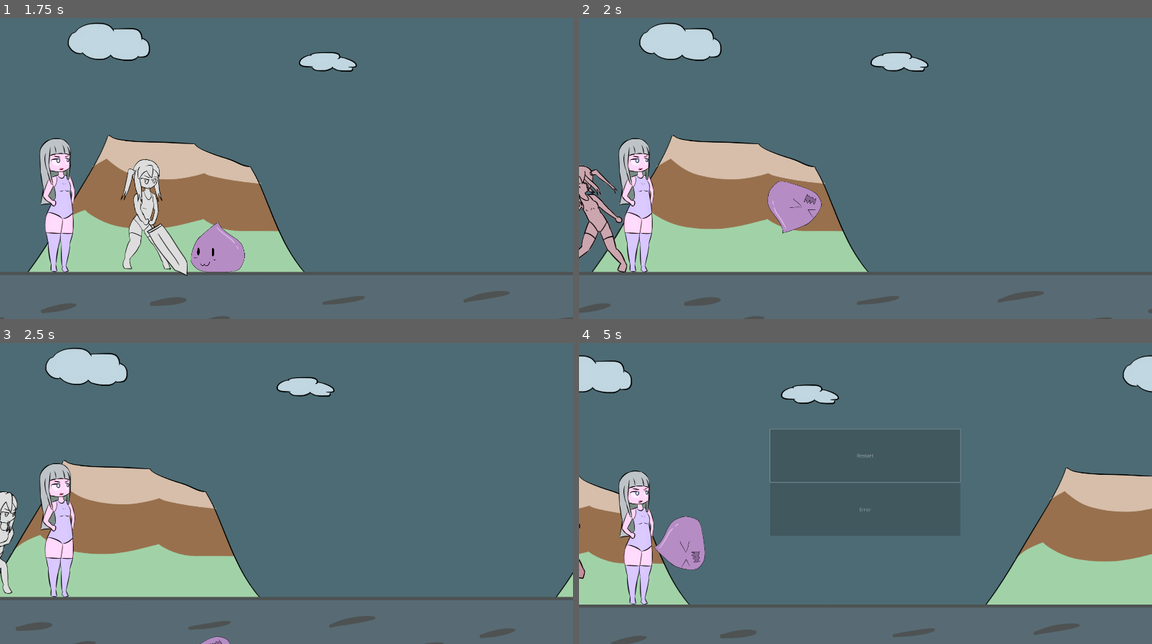
Above: before the commit, frames 1-4 (two rows, left to right).
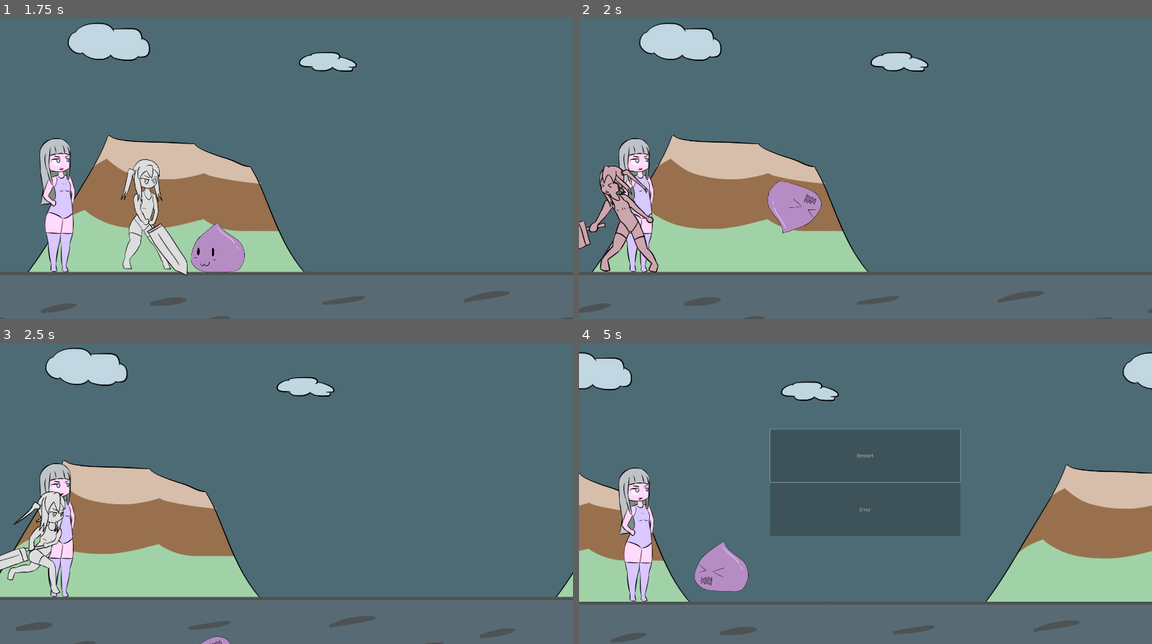
Above: after the commit, the same moments.

Repository: BeatMil/Animurun
Game: Godot game, scene res://Scenes/Forest.tscn
Same seed, same stepped clock (60 frames per second), same inputs: the game is played once before the commit and once after it.
Inputs:
- Up to frame 1 (1.75 s): tap Enter (ui_accept) at 0.5, 0.77, 1.52 s
- Up to frame 2 (2 s): no input
- Up to frame 3 (2.5 s): no input
- Up to frame 4 (5 s): tap Enter (ui_accept) at 3.02, 3.77, 4.52 s

Frame 1 is identical in both runs. In frame 2, 2.7% of the frame differs, in the area x 0-14%, y 48-85%; in frame 3, 2.2%; in frame 4, 7.6%, in the area x 0-100%, y 3-100%.

Commit message:
Make it same push back while moving or still
Chiichan's push back from slime now is the same
both while moving and still

Diff:
--- a/Scripts/Chiichan.gd
+++ b/Scripts/Chiichan.gd
@@ -41,11 +41,23 @@
 func hit_by_slime():
 	anim_player.play("hurt")
 
-	if can_move_to_default_pos: # running to default_pos
-		apply_impulse(Vector2(-700*2.2, -100))
-	else:
-		apply_impulse(Vector2(-700, -100))
+	# Set linear_velocity to ZERO
+	# Make it easier to control how far chiichan would fly
+	# When she collides while moving and while stay still
+	linear_velocity = Vector2.ZERO
+	apply_impulse(Vector2(-1500, -100))
 
+	can_move_to_default_pos = false
+
+
+func hit_by_speed_slime():
+	anim_player.play("hurt")
+
+	# Set linear_velocity to ZERO
+	# Make it easier to control how far chiichan would fly
+	# When she collides while moving and while stay still
+	linear_velocity = Vector2.ZERO
+	apply_impulse(Vector2(-2000, -100))
 
 	can_move_to_default_pos = false
 
--- a/Scripts/Slime.gd
+++ b/Scripts/Slime.gd
@@ -6,6 +6,7 @@
 
 # Config
 var is_moving = true
+var is_speed_slime = false
 
 
 # Signals
@@ -19,6 +20,7 @@
 
 func activate_speed():
 	$"AnimationPlayer".play("speed")
+	is_speed_slime = true
 
 
 func _on_body_entered(body):
@@ -31,7 +33,12 @@
 		$"AnimationPlayer".play("hurt")
 
 		# chiichan got pushed away
-		body.hit_by_slime()
+		if is_speed_slime:
+			body.hit_by_speed_slime()
+		else:
+			body.hit_by_slime()
+
+		# body.hit_by_slime()
 
 
 func turn_off_all_collision():
